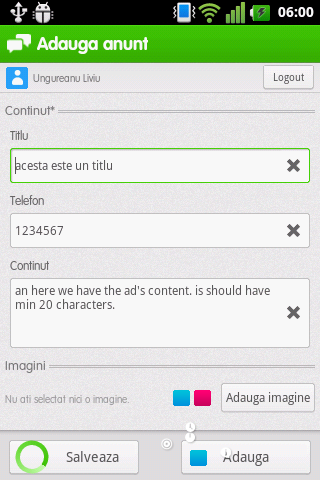
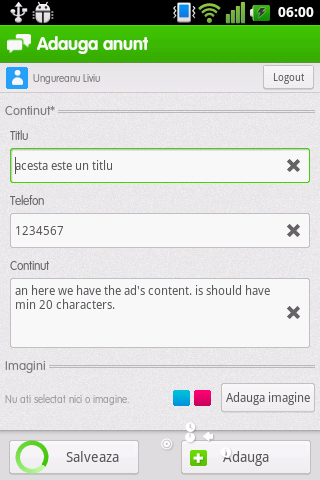
Before/after of a 320x480 layered artwork. What changed in the layer stack:
added layer "Shape 8" above "Layer 7" over left=193, top=453, right=203, bottom=463
added layer "Layer 7" above "Layer 3" over left=203, top=432, right=213, bottom=441
